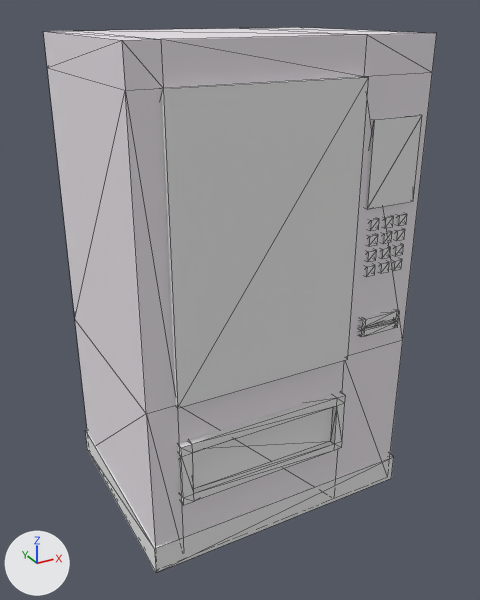
One commit to the FBX model Assets/ArtRes/Map/decoration/scene_vendingMachine.fbx: the scene before it, then after it.
Camera for both pictures: a 50 mm lens placed at (-2.32, -4.21, 3.81), pointed at (0.01, 0.03, 1.69). The lights are fixed; the arrows at lower left show +X, +Y and +Z. Mesh edges are drawn as thin lines. Where no turn or scale is listed for an object, it has been applied to the vertices. Vertices at the same position are counted once.

Objects in the first picture: 'vendingMachine'.
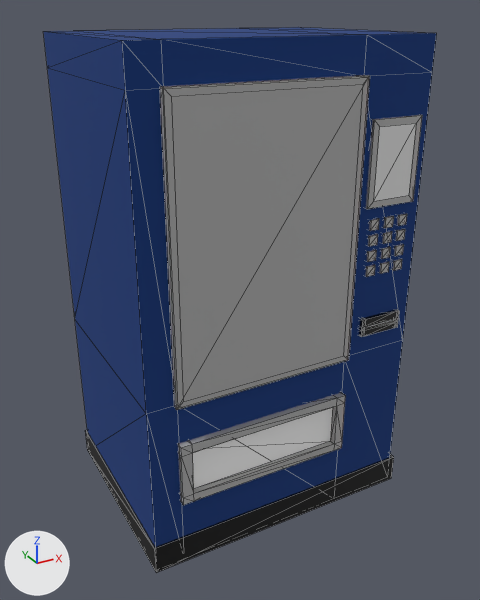
What changed in the scene script:
```text
Add mat_iron1:
    mat_iron1 = principled_material('iron1')
    mat_iron1.base_color = (1.0, 1.0, 1.0)  # white #ffffff
Add mat_lighting:
    mat_lighting = principled_material('lighting')
    mat_lighting.base_color = (0.8, 0.8, 0.8)  # white #e7e7e7
    mat_lighting.roughness = 0.4
Add mat_iron2:
    mat_iron2 = principled_material('iron2')
    mat_iron2.base_color = (0.0, 0.0, 0.0)  # black #000000
Add mat_glasses:
    mat_glasses = principled_material('glasses')
    mat_glasses.base_color = (0.448, 0.448, 0.448)  # grey #b3b3b3
Add mat_vmout:
    mat_vmout = principled_material('VMout')
    mat_vmout.base_color = (0.00448, 0.0399, 0.202)  # dark blue #0e387c
    mat_vmout.roughness = 1.0
Add mat_iron0:
    mat_iron0 = principled_material('iron0')
    mat_iron0.base_color = (0.448, 0.448, 0.448)  # grey #b3b3b3
Change me_shelves:
    used by ob_vendingmachine; location = (0.0, 0.0, 0.0)
    remove me_shelves.from_pydata(...)  # 256 vertices, 422 faces; spans x -1.09..1.12, y -0.75..0.96, z 0.04..3.66
    add me_shelves.from_pydata(...)  # 273 vertices, 434 faces; spans x -1.09..1.12, y -0.75..0.96, z 0.04..3.66
    me_shelves part 1
    12 faces are deleted
    17 vertices are added at x -0.88..0.97, y -0.74..-0.66, z 1.39..3.42
    10 new faces join them, mat_iron1 (white #ffffff)
    2 new faces join them, mat_lighting (white #e7e7e7)
    12 new faces join them, mat_iron0 (grey #b2b2b2)
    me_shelves part 2: 184 faces spanning x -1.03..1.02, y -0.72..0.84, z 1.29..3.14 switch from mat_material_3 (white #e7e7e7) to mat_iron0 (grey #b2b2b2)
    me_shelves part 3: 58 faces spanning x -1.08..1.09, y -0.7..0.94, z 0.05..3.66 switch from mat_material_001 (white #e7e2e7) to mat_vmout (dark blue #0e387c)
    me_shelves part 4: 48 faces spanning x -0.87..0.51, y -0.75..-0.44, z 0.6..1.09 switch from mat_material_1 (white #e7e7e7) to mat_iron0 (grey #b2b2b2)
    me_shelves part 5: 96 faces spanning x -1.09..1.12, y -0.73..0.96, z 0.04..1.69 switch from mat_material_1 (white #e7e7e7) to mat_iron2 (black #000000)
    me_shelves part 6: 4 faces spanning x -0.79..0.96, y -0.7, z 0.66..1.63 switch from mat_material_1 (white #e7e7e7) to mat_iron1 (white #ffffff)
    me_shelves part 7: 10 faces spanning x -0.88..0.52, y -0.74..0.79, z 1.4..3.41 switch from mat_material_2 (white #e7e7e7) to mat_iron1 (white #ffffff)
    me_shelves part 8: 2 faces spanning x -0.88..0.52, y -0.74, z 1.4..3.41 switch from mat_material_2 (white #e7e7e7) to mat_glasses (grey #b2b2b2)
    add me_shelves.materials.append(mat_lighting)  # white #e7e7e7
```

Location of each change, [x1, y1, x2, y2] in pixels of the pictures (480 x 600 px):
part 1 of me_shelves, built on
    before: [367, 115, 422, 209]
    after: [160, 75, 422, 410]
part 2 of me_shelves, recoloured
    both: [365, 115, 419, 277]
part 3 of me_shelves, recoloured (grey to blue)
    both: [43, 27, 437, 547]
part 4 of me_shelves, recoloured
    both: [178, 392, 346, 505]
part 5 of me_shelves, recoloured (grey to black)
    both: [85, 309, 399, 572]
part 6 of me_shelves, recoloured
    both: [193, 319, 393, 489]
part 7 of me_shelves, recoloured
    before: [161, 77, 360, 407]
part 8 of me_shelves, recoloured
    both: [171, 84, 363, 402]
